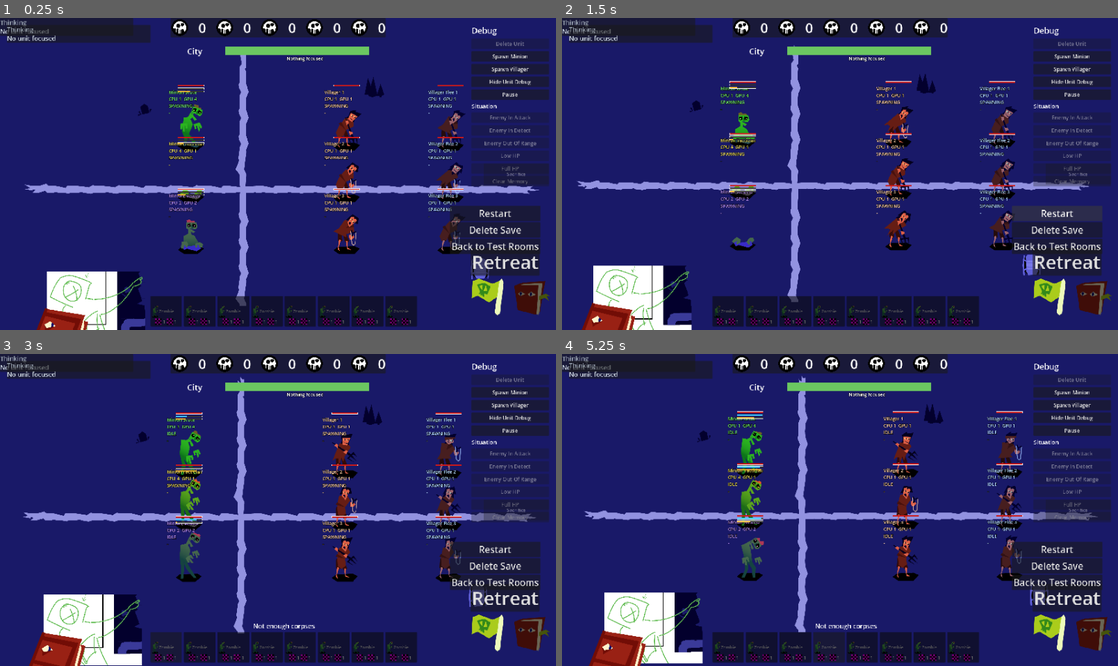
Above: before the commit, frames 1-4 (two rows, left to right).
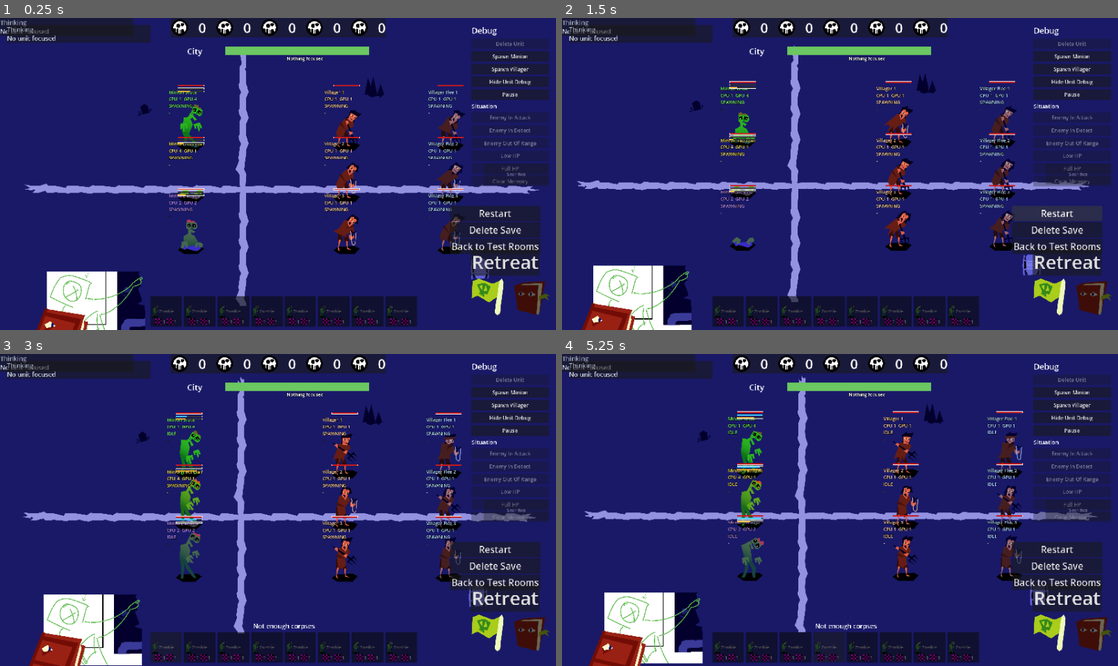
Above: after the commit, the same moments.

Repository: slost/thj-2026
Game: Godot game, scene res://systems/battle/battle_test.tscn
Two runs of this game, one before a commit and one after it. Both use one fixed random seed, a clock stepped at 60 frames per second and the inputs below. This scene is started directly instead of the project's main scene.
Inputs:
- Up to frame 1 (0.25 s): no input
- Up to frame 2 (1.5 s): click "Restart" at 0.5 s; click "Restart" at 1.25 s
- Up to frame 3 (3 s): click "Restart" at 2 s; click "Zombie" at 2.75 s
- Up to frame 4 (5.25 s): click "Zombie" at 3.5 s; click "Zombie" at 4.25 s; click "Zombie" at 5 s

The runs differ from the first frame. In frame 1, less than 0.1% of the frame differs, in the area x 31-84%, y 29-75%; in frame 2, less than 0.1%, in the area x 28-82%, y 29-75%; in frame 3, less than 0.1%; in frame 4, less than 0.1%.

Commit message:
Add hero animation

Diff:
--- /dev/null
+++ b/contents/animations/hero_melee.tscn
@@ -0,0 +1,264 @@
+[gd_scene format=3]
+
+[ext_resource type="Texture2D" uid="uid://caxoxjf5qcw7g" path="res://contents/assets/tex_hero_melee.png" id="tex0"]
+
+[sub_resource type="Animation" id="anim_spawn"]
+resource_name = "spawn"
+length = 0.5625
+tracks/0/type = "value"
+tracks/0/imported = false
+tracks/0/enabled = true
+tracks/0/path = NodePath("Body:region_rect")
+tracks/0/interp = 1
+tracks/0/loop_wrap = true
+tracks/0/keys = {
+"times": PackedFloat32Array(0.0, 0.125, 0.25, 0.375),
+"transitions": PackedFloat32Array(1, 1, 1, 1),
+"update": 1,
+"values": [Rect2(140, 18, 140, 238), Rect2(280, 18, 140, 238), Rect2(420, 18, 141, 238), Rect2(561, 18, 129, 238)]
+}
+tracks/1/type = "value"
+tracks/1/imported = false
+tracks/1/enabled = true
+tracks/1/path = NodePath("Body:offset")
+tracks/1/interp = 1
+tracks/1/loop_wrap = true
+tracks/1/keys = {
+"times": PackedFloat32Array(0.0, 0.125, 0.25, 0.375),
+"transitions": PackedFloat32Array(1, 1, 1, 1),
+"update": 1,
+"values": [Vector2(-64, -237), Vector2(-64, -237), Vector2(-64, -237), Vector2(-63, -237)]
+}
+
+[sub_resource type="Animation" id="anim_idle"]
+resource_name = "idle"
+length = 1.08
+loop_mode = 1
+tracks/0/type = "value"
+tracks/0/imported = false
+tracks/0/enabled = true
+tracks/0/path = NodePath("Body:region_rect")
+tracks/0/interp = 1
+tracks/0/loop_wrap = true
+tracks/0/keys = {
+"times": PackedFloat32Array(0.0, 0.24, 0.44, 0.64, 0.84),
+"transitions": PackedFloat32Array(1, 1, 1, 1, 1),
+"update": 1,
+"values": [Rect2(140, 285, 140, 240), Rect2(280, 285, 140, 240), Rect2(420, 285, 140, 240), Rect2(560, 285, 141, 240), Rect2(701, 285, 129, 240)]
+}
+tracks/1/type = "value"
+tracks/1/imported = false
+tracks/1/enabled = true
+tracks/1/path = NodePath("Body:offset")
+tracks/1/interp = 1
+tracks/1/loop_wrap = true
+tracks/1/keys = {
+"times": PackedFloat32Array(0.0, 0.24, 0.44, 0.64, 0.84),
+"transitions": PackedFloat32Array(1, 1, 1, 1, 1),
+"update": 1,
+"values": [Vector2(-64, -239), Vector2(-64, -239), Vector2(-64, -239), Vector2(-64, -239), Vector2(-64, -237)]
+}
+
+[sub_resource type="Animation" id="anim_walk"]
+resource_name = "walk"
+length = 0.625
+loop_mode = 1
+tracks/0/type = "value"
+tracks/0/imported = false
+tracks/0/enabled = true
+tracks/0/path = NodePath("Body:region_rect")
+tracks/0/interp = 1
+tracks/0/loop_wrap = true
+tracks/0/keys = {
+"times": PackedFloat32Array(0.0, 0.125, 0.25, 0.375, 0.5),
+"transitions": PackedFloat32Array(1, 1, 1, 1, 1),
+"update": 1,
+"values": [Rect2(141, 548, 140, 243), Rect2(281, 548, 138, 243), Rect2(419, 548, 141, 243), Rect2(560, 548, 140, 243), Rect2(700, 548, 129, 243)]
+}
+tracks/1/type = "value"
+tracks/1/imported = false
+tracks/1/enabled = true
+tracks/1/path = NodePath("Body:offset")
+tracks/1/interp = 1
+tracks/1/loop_wrap = true
+tracks/1/keys = {
+"times": PackedFloat32Array(0.0, 0.125, 0.25, 0.375, 0.5),
+"transitions": PackedFloat32Array(1, 1, 1, 1, 1),
+"update": 1,
+"values": [Vector2(-65, -243), Vector2(-64, -241), Vector2(-65, -241), Vector2(-64, -241), Vector2(-64, -241)]
+}
+
+[sub_resource type="Animation" id="anim_attack"]
+resource_name = "attack"
+length = 0.65
+tracks/0/type = "value"
+tracks/0/imported = false
+tracks/0/enabled = true
+tracks/0/path = NodePath("Body:region_rect")
+tracks/0/interp = 1
+tracks/0/loop_wrap = true
+tracks/0/keys = {
+"times": PackedFloat32Array(0.0, 0.1, 0.2, 0.35, 0.5),
+"transitions": PackedFloat32Array(1, 1, 1, 1, 1),
+"update": 1,
+"values": [Rect2(140, 816, 140, 243), Rect2(280, 816, 140, 243), Rect2(420, 816, 175, 243), Rect2(595, 816, 206, 243), Rect2(801, 816, 129, 243)]
+}
+tracks/1/type = "value"
+tracks/1/imported = false
+tracks/1/enabled = true
+tracks/1/path = NodePath("Body:offset")
+tracks/1/interp = 1
+tracks/1/loop_wrap = true
+tracks/1/keys = {
+"times": PackedFloat32Array(0.0, 0.1, 0.2, 0.35, 0.5),
+"transitions": PackedFloat32Array(1, 1, 1, 1, 1),
+"update": 1,
+"values": [Vector2(-64, -242), Vector2(-64, -240), Vector2(-64, -240), Vector2(-63, -240), Vector2(-65, -240)]
+}
+
+[sub_resource type="Animation" id="anim_hurt"]
+resource_name = "hurt"
+length = 0.55
+tracks/0/type = "value"
+tracks/0/imported = false
+tracks/0/enabled = true
+tracks/0/path = NodePath("Body:region_rect")
+tracks/0/interp = 1
+tracks/0/loop_wrap = true
+tracks/0/keys = {
+"times": PackedFloat32Array(0.0, 0.25, 0.4),
+"transitions": PackedFloat32Array(1, 1, 1),
+"update": 1,
+"values": [Rect2(139, 1086, 141, 238), Rect2(280, 1086, 140, 238), Rect2(420, 1086, 129, 238)]
+}
+tracks/1/type = "value"
+tracks/1/imported = false
+tracks/1/enabled = true
+tracks/1/path = NodePath("Body:offset")
+tracks/1/interp = 1
+tracks/1/loop_wrap = true
+tracks/1/keys = {
+"times": PackedFloat32Array(0.0, 0.25, 0.4),
+"transitions": PackedFloat32Array(1, 1, 1),
+"update": 1,
+"values": [Vector2(-64, -237), Vector2(-64, -237), Vector2(-64, -237)]
+}
+tracks/2/type = "value"
+tracks/2/imported = false
+tracks/2/enabled = true
+tracks/2/path = NodePath("Body:scale")
+tracks/2/interp = 1
+tracks/2/loop_wrap = true
+tracks/2/keys = {
+"times": PackedFloat32Array(0, 0.06, 0.2),
+"transitions": PackedFloat32Array(1, 0.5, 1),
+"update": 0,
+"values": [Vector2(1.08, 0.92), Vector2(1.08, 0.92), Vector2(1, 1)]
+}
+tracks/3/type = "value"
+tracks/3/imported = false
+tracks/3/enabled = true
+tracks/3/path = NodePath(".:modulate")
+tracks/3/interp = 1
+tracks/3/loop_wrap = true
+tracks/3/keys = {
+"times": PackedFloat32Array(0, 0.06, 0.2),
+"transitions": PackedFloat32Array(1, 0.5, 1),
+"update": 0,
+"values": [Color(1, 0.45, 0.45, 1), Color(1, 0.45, 0.45, 1), Color(1, 1, 1, 1)]
+}
+
+[sub_resource type="Animation" id="anim_dead"]
+resource_name = "dead"
+length = 0.9375
+tracks/0/type = "value"
+tracks/0/imported = false
+tracks/0/enabled = true
+tracks/0/path = NodePath("Body:region_rect")
+tracks/0/interp = 1
+tracks/0/loop_wrap = true
+tracks/0/keys = {
+"times": PackedFloat32Array(0.0, 0.125, 0.3125, 0.4375),
+"transitions": PackedFloat32Array(1, 1, 1, 1),
+"update": 1,
+"values": [Rect2(139, 1350, 141, 243), Rect2(280, 1350, 146, 243), Rect2(426, 1350, 251, 243), Rect2(677, 1350, 234, 243)]
+}
+tracks/1/type = "value"
+tracks/1/imported = false
+tracks/1/enabled = true
+tracks/1/path = NodePath("Body:offset")
+tracks/1/interp = 1
+tracks/1/loop_wrap = true
+tracks/1/keys = {
+"times": PackedFloat32Array(0.0, 0.125, 0.3125, 0.4375),
+"transitions": PackedFloat32Array(1, 1, 1, 1),
+"update": 1,
+"values": [Vector2(-64, -242), Vector2(-64, -242), Vector2(-116, -243), Vector2(-117, -243)]
+}
+
+[sub_resource type="Animation" id="anim_RESET"]
+resource_name = "RESET"
+length = 0.001
+tracks/0/type = "value"
+tracks/0/imported = false
+tracks/0/enabled = true
+tracks/0/path = NodePath("Body:region_rect")
+tracks/0/interp = 1
+tracks/0/loop_wrap = true
+tracks/0/keys = {
+"times": PackedFloat32Array(0),
+"transitions": PackedFloat32Array(1),
+"update": 1,
+"values": [Rect2(140, 18, 140, 238)]
+}
+tracks/1/type = "value"
+tracks/1/imported = false
+tracks/1/enabled = true
+tracks/1/path = NodePath("Body:offset")
+tracks/1/interp = 1
+tracks/1/loop_wrap = true
+tracks/1/keys = {
+"times": PackedFloat32Array(0),
+"transitions": PackedFloat32Array(1),
+"update": 1,
+"values": [Vector2(-64, -237)]
+}
+tracks/2/type = "value"
+tracks/2/imported = false
+tracks/2/enabled = true
+tracks/2/path = NodePath("Body:scale")
+tracks/2/interp = 1
+tracks/2/loop_wrap = true
+tracks/2/keys = {
+"times": PackedFloat32Array(0),
+"transitions": PackedFloat32Array(1),
+"update": 0,
+"values": [Vector2(1, 1)]
+}
+tracks/3/type = "value"
+tracks/3/imported = false
+tracks/3/enabled = true
+tracks/3/path = NodePath(".:modulate")
+tracks/3/interp = 1
+tracks/3/loop_wrap = true
+tracks/3/keys = {
+"times": PackedFloat32Array(0),
+"transitions": PackedFloat32Array(1),
+"update": 0,
+"values": [Color(1, 1, 1, 1)]
+}
+
+[sub_resource type="AnimationLibrary" id="lib"]
+_data = {&"spawn": SubResource("anim_spawn"), &"idle": SubResource("anim_idle"), &"walk": SubResource("anim_walk"), &"attack": SubResource("anim_attack"), &"hurt": SubResource("anim_hurt"), &"dead": SubResource("anim_dead"), &"RESET": SubResource("anim_RESET")}
+
+[node name="HeroMelee" type="Node2D"]
+
+[node name="Body" type="Sprite2D" parent="."]
+texture = ExtResource("tex0")
+centered = false
+offset = Vector2(-64, -237)
+region_enabled = true
+region_rect = Rect2(140, 18, 140, 238)
+
+[node name="AnimationPlayer" type="AnimationPlayer" parent="."]
+libraries = {&"": SubResource("lib")}
--- /dev/null
+++ b/contents/animations/hero_range.tscn
@@ -0,0 +1,508 @@
+[gd_scene format=3 uid="uid://bo5ijo4v67q7v"]
+
+[ext_resource type="Texture2D" uid="uid://bqkebyyjadbx4" path="res://contents/assets/tex_hero_range.png" id="tex0"]
+
+[sub_resource type="Animation" id="anim_RESET"]
+resource_name = "RESET"
+length = 0.001
+tracks/0/type = "value"
+tracks/0/imported = false
+tracks/0/enabled = true
+tracks/0/path = NodePath("Body:region_rect")
+tracks/0/interp = 1
+tracks/0/loop_wrap = true
+tracks/0/keys = {
+"times": PackedFloat32Array(0),
+"transitions": PackedFloat32Array(1),
+"update": 1,
+"values": [Rect2(139, 9, 140, 247)]
+}
+tracks/1/type = "value"
+tracks/1/imported = false
+tracks/1/enabled = true
+tracks/1/path = NodePath("Body:offset")
+tracks/1/interp = 1
+tracks/1/loop_wrap = true
+tracks/1/keys = {
+"times": PackedFloat32Array(0),
+"transitions": PackedFloat32Array(1),
+"update": 1,
+"values": [Vector2(-65, -246)]
+}
+tracks/2/type = "value"
+tracks/2/imported = false
+tracks/2/enabled = true
+tracks/2/path = NodePath("Body:scale")
+tracks/2/interp = 1
+tracks/2/loop_wrap = true
+tracks/2/keys = {
+"times": PackedFloat32Array(0),
+"transitions": PackedFloat32Array(1),
+"update": 0,
+"values": [Vector2(1, 1)]
+}
+tracks/3/type = "value"
+tracks/3/imported = false
+tracks/3/enabled = true
+tracks/3/path = NodePath(".:modulate")
+tracks/3/interp = 1
+tracks/3/loop_wrap = true
+tracks/3/keys = {
+"times": PackedFloat32Array(0),
+"transitions": PackedFloat32Array(1),
+"update": 0,
+"values": [Color(1, 1, 1, 1)]
+}
+tracks/4/type = "value"
+tracks/4/imported = false
+tracks/4/enabled = true
+tracks/4/path = NodePath("FX:visible")
+tracks/4/interp = 1
+tracks/4/loop_wrap = true
+tracks/4/keys = {
+"times": PackedFloat32Array(0),
+"transitions": PackedFloat32Array(1),
+"update": 1,
+"values": [false]
+}
+
+[sub_resource type="Animation" id="anim_attack"]
+resource_name = "attack"
+length = 0.6
+tracks/0/type = "value"
+tracks/0/imported = false
+tracks/0/enabled = true
+tracks/0/path = NodePath("Body:region_rect")
+tracks/0/interp = 1
+tracks/0/loop_wrap = true
+tracks/0/keys = {
+"times": PackedFloat32Array(0, 0.1, 0.2, 0.3, 0.45),
+"transitions": PackedFloat32Array(1, 1, 1, 1, 1),
+"update": 1,
+"values": [Rect2(137, 800, 143, 257), Rect2(280, 800, 141, 257), Rect2(421, 800, 238, 257), Rect2(421, 800, 238, 257), Rect2(842, 800, 192, 257)]
+}
+tracks/1/type = "value"
+tracks/1/imported = false
+tracks/1/enabled = true
+tracks/1/path = NodePath("Body:offset")
+tracks/1/interp = 1
+tracks/1/loop_wrap = true
+tracks/1/keys = {
+"times": PackedFloat32Array(0, 0.1, 0.2, 0.3, 0.45),
+"transitions": PackedFloat32Array(1, 1, 1, 1, 1),
+"update": 1,
+"values": [Vector2(-65, -256), Vector2(-64, -256), Vector2(-65, -256), Vector2(-65, -256), Vector2(-64, -256)]
+}
+tracks/2/type = "value"
+tracks/2/imported = false
+tracks/2/enabled = true
+tracks/2/path = NodePath("FX:visible")
+tracks/2/interp = 1
+tracks/2/loop_wrap = true
+tracks/2/keys = {
+"times": PackedFloat32Array(0, 0.1, 0.2, 0.3, 0.45),
+"transitions": PackedFloat32Array(1, 1, 1, 1, 1),
+"update": 1,
+"values": [false, false, false, true, false]
+}
+tracks/3/type = "value"
+tracks/3/imported = false
+tracks/3/enabled = true
+tracks/3/path = NodePath("FX:region_rect")
+tracks/3/interp = 1
+tracks/3/loop_wrap = true
+tracks/3/keys = {
+"times": PackedFloat32Array(0, 0.1, 0.2, 0.3, 0.45),
+"transitions": PackedFloat32Array(1, 1, 1, 1, 1),
+"update": 1,
+"values": [Rect2(137, 800, 143, 257), Rect2(280, 800, 141, 257), Rect2(421, 800, 238, 257), Rect2(659, 800, 183, 257), Rect2(842, 800, 192, 257)]
+}
+tracks/4/type = "value"
+tracks/4/imported = false
+tracks/4/enabled = true
+tracks/4/path = NodePath("FX:offset")
+tracks/4/interp = 1
+tracks/4/loop_wrap = true
+tracks/4/keys = {
+"times": PackedFloat32Array(0, 0.1, 0.2, 0.3, 0.45),
+"transitions": PackedFloat32Array(1, 1, 1, 1, 1),
+"update": 1,
+"values": [Vector2(-65, -256), Vector2(-64, -256), Vector2(-65, -256), Vector2(173, -256), Vector2(-64, -256)]
+}
+
+[sub_resource type="Animation" id="anim_dead"]
+resource_name = "dead"
+length = 0.9375
+tracks/0/type = "value"
+tracks/0/imported = false
+tracks/0/enabled = true
+tracks/0/path = NodePath("Body:region_rect")
+tracks/0/interp = 1
+tracks/0/loop_wrap = true
+tracks/0/keys = {
+"times": PackedFloat32Array(0, 0.125, 0.3125, 0.4375),
+"transitions": PackedFloat32Array(1, 1, 1, 1),
+"update": 1,
+"values": [Rect2(137, 1347, 141, 246), Rect2(278, 1347, 142, 246), Rect2(420, 1347, 249, 246), Rect2(669, 1347, 234, 246)]
+}
+tracks/1/type = "value"
+tracks/1/imported = false
+tracks/1/enabled = true
+tracks/1/path = NodePath("Body:offset")
+tracks/1/interp = 1
+tracks/1/loop_wrap = true
+tracks/1/keys = {
+"times": PackedFloat32Array(0, 0.125, 0.3125, 0.4375),
+"transitions": PackedFloat32Array(1, 1, 1, 1),
+"update": 1,
+"values": [Vector2(-65, -245), Vector2(-66, -245), Vector2(-116, -245), Vector2(-117, -245)]
+}
+tracks/2/type = "value"
+tracks/2/imported = false
+tracks/2/enabled = true
+tracks/2/path = NodePath("FX:visible")
+tracks/2/interp = 1
+tracks/2/loop_wrap = true
+tracks/2/keys = {
+"times": PackedFloat32Array(0, 0.125, 0.3125, 0.4375),
+"transitions": PackedFloat32Array(1, 1, 1, 1),
+"update": 1,
+"values": [false, false, false, false]
+}
+tracks/3/type = "value"
+tracks/3/imported = false
+tracks/3/enabled = true
+tracks/3/path = NodePath("FX:region_rect")
+tracks/3/interp = 1
+tracks/3/loop_wrap = true
+tracks/3/keys = {
+"times": PackedFloat32Array(0, 0.125, 0.3125, 0.4375),
+"transitions": PackedFloat32Array(1, 1, 1, 1),
+"update": 1,
+"values": [Rect2(137, 1347, 141, 246), Rect2(278, 1347, 142, 246), Rect2(420, 1347, 249, 246), Rect2(669, 1347, 234, 246)]
+}
+tracks/4/type = "value"
+tracks/4/imported = false
+tracks/4/enabled = true
+tracks/4/path = NodePath("FX:offset")
+tracks/4/interp = 1
+tracks/4/loop_wrap = true
+tracks/4/keys = {
+"times": PackedFloat32Array(0, 0.125, 0.3125, 0.4375),
+"transitions": PackedFloat32Array(1, 1, 1, 1),
+"update": 1,
+"values": [Vector2(-65, -245), Vector2(-66, -245), Vector2(-116, -245), Vector2(-117, -245)]
+}
+
+[sub_resource type="Animation" id="anim_hurt"]
+resource_name = "hurt"
+length = 0.55
+tracks/0/type = "value"
+tracks/0/imported = false
+tracks/0/enabled = true
+tracks/0/path = NodePath("Body:region_rect")
+tracks/0/interp = 1
+tracks/0/loop_wrap = true
+tracks/0/keys = {
+"times": PackedFloat32Array(0, 0.25, 0.4),
+"transitions": PackedFloat32Array(1, 1, 1),
+"update": 1,
+"values": [Rect2(137, 1075, 142, 249), Rect2(279, 1075, 141, 249), Rect2(420, 1075, 132, 249)]
+}
+tracks/1/type = "value"
+tracks/1/imported = false
+tracks/1/enabled = true
+tracks/1/path = NodePath("Body:offset")
+tracks/1/interp = 1
+tracks/1/loop_wrap = true
+tracks/1/keys = {
+"times": PackedFloat32Array(0, 0.25, 0.4),
+"transitions": PackedFloat32Array(1, 1, 1),
+"update": 1,
+"values": [Vector2(-66, -248), Vector2(-65, -248), Vector2(-65, -248)]
+}
+tracks/2/type = "value"
+tracks/2/imported = false
+tracks/2/enabled = true
+tracks/2/path = NodePath("FX:visible")
+tracks/2/interp = 1
+tracks/2/loop_wrap = true
+tracks/2/keys = {
+"times": PackedFloat32Array(0, 0.25, 0.4),
+"transitions": PackedFloat32Array(1, 1, 1),
+"update": 1,
+"values": [false, false, false]
+}
+tracks/3/type = "value"
+tracks/3/imported = false
+tracks/3/enabled = true
+tracks/3/path = NodePath("FX:region_rect")
+tracks/3/interp = 1
+tracks/3/loop_wrap = true
+tracks/3/keys = {
+"times": PackedFloat32Array(0, 0.25, 0.4),
+"transitions": PackedFloat32Array(1, 1, 1),
+"update": 1,
+"values": [Rect2(137, 1075, 142, 249), Rect2(279, 1075, 141, 249), Rect2(420, 1075, 132, 249)]
+}
+tracks/4/type = "value"
+tracks/4/imported = false
+tracks/4/enabled = true
+tracks/4/path = NodePath("FX:offset")
+tracks/4/interp = 1
+tracks/4/loop_wrap = true
+tracks/4/keys = {
+"times": PackedFloat32Array(0, 0.25, 0.4),
+"transitions": PackedFloat32Array(1, 1, 1),
+"update": 1,
+"values": [Vector2(-66, -248), Vector2(-65, -248), Vector2(-65, -248)]
+}
+tracks/5/type = "value"
+tracks/5/imported = false
+tracks/5/enabled = true
+tracks/5/path = NodePath("Body:scale")
+tracks/5/interp = 1
+tracks/5/loop_wrap = true
+tracks/5/keys = {
+"times": PackedFloat32Array(0, 0.06, 0.2),
+"transitions": PackedFloat32Array(1, 0.5, 1),
+"update": 0,
+"values": [Vector2(1.08, 0.92), Vector2(1.08, 0.92), Vector2(1, 1)]
+}
+tracks/6/type = "value"
+tracks/6/imported = false
+tracks/6/enabled = true
+tracks/6/path = NodePath(".:modulate")
+tracks/6/interp = 1
+tracks/6/loop_wrap = true
+tracks/6/keys = {
+"times": PackedFloat32Array(0, 0.06, 0.2),
+"transitions": PackedFloat32Array(1, 0.5, 1),
+"update": 0,
+"values": [Color(1, 0.45, 0.45, 1), Color(1, 0.45, 0.45, 1), Color(1, 1, 1, 1)]
+}
+
+[sub_resource type="Animation" id="anim_idle"]
+resource_name = "idle"
+length = 1.08
+loop_mode = 1
+tracks/0/type = "value"
+tracks/0/imported = false
+tracks/0/enabled = true
+tracks/0/path = NodePath("Body:region_rect")
+tracks/0/interp = 1
+tracks/0/loop_wrap = true
+tracks/0/keys = {
+"times": PackedFloat32Array(0, 0.24, 0.44, 0.64, 0.84),
+"transitions": PackedFloat32Array(1, 1, 1, 1, 1),
+"update": 1,
+"values": [Rect2(139, 276, 139, 246), Rect2(278, 276, 141, 246), Rect2(419, 276, 140, 246), Rect2(559, 276, 140, 246), Rect2(699, 276, 132, 246)]
+}
+tracks/1/type = "value"
+tracks/1/imported = false
+tracks/1/enabled = true
+tracks/1/path = NodePath("Body:offset")
+tracks/1/interp = 1
+tracks/1/loop_wrap = true
+tracks/1/keys = {
+"times": PackedFloat32Array(0, 0.24, 0.44, 0.64, 0.84),
+"transitions": PackedFloat32Array(1, 1, 1, 1, 1),
+"update": 1,
+"values": [Vector2(-65, -246), Vector2(-66, -246), Vector2(-65, -246), Vector2(-65, -246), Vector2(-65, -246)]
+}
+tracks/2/type = "value"
+tracks/2/imported = false
+tracks/2/enabled = true
+tracks/2/path = NodePath("FX:visible")
+tracks/2/interp = 1
+tracks/2/loop_wrap = true
+tracks/2/keys = {
+"times": PackedFloat32Array(0, 0.24, 0.44, 0.64, 0.84),
+"transitions": PackedFloat32Array(1, 1, 1, 1, 1),
+"update": 1,
+"values": [false, false, false, false, false]
+}
+tracks/3/type = "value"
+tracks/3/imported = false
+tracks/3/enabled = true
+tracks/3/path = NodePath("FX:region_rect")
+tracks/3/interp = 1
+tracks/3/loop_wrap = true
+tracks/3/keys = {
+"times": PackedFloat32Array(0, 0.24, 0.44, 0.64, 0.84),
+"transitions": PackedFloat32Array(1, 1, 1, 1, 1),
+"update": 1,
+"values": [Rect2(139, 276, 139, 246), Rect2(278, 276, 141, 246), Rect2(419, 276, 140, 246), Rect2(559, 276, 140, 246), Rect2(699, 276, 132, 246)]
+}
+tracks/4/type = "value"
+tracks/4/imported = false
+tracks/4/enabled = true
+tracks/4/path = NodePath("FX:offset")
+tracks/4/interp = 1
+tracks/4/loop_wrap = true
+tracks/4/keys = {
+"times": PackedFloat32Array(0, 0.24, 0.44, 0.64, 0.84),
+"transitions": PackedFloat32Array(1, 1, 1, 1, 1),
+"update": 1,
+"values": [Vector2(-65, -246), Vector2(-66, -246), Vector2(-65, -246), Vector2(-65, -246), Vector2(-65, -246)]
+}
+
+[sub_resource type="Animation" id="anim_spawn"]
+resource_name = "spawn"
+length = 0.5625
+tracks/0/type = "value"
+tracks/0/imported = false
+tracks/0/enabled = true
+tracks/0/path = NodePath("Body:region_rect")
+tracks/0/interp = 1
+tracks/0/loop_wrap = true
+tracks/0/keys = {
+"times": PackedFloat32Array(0, 0.125, 0.25, 0.375),
+"transitions": PackedFloat32Array(1, 1, 1, 1),
+"update": 1,
+"values": [Rect2(139, 9, 140, 247), Rect2(279, 9, 140, 247), Rect2(419, 9, 140, 247), Rect2(559, 9, 131, 247)]
+}
+tracks/1/type = "value"
+tracks/1/imported = false
+tracks/1/enabled = true
+tracks/1/path = NodePath("Body:offset")
+tracks/1/interp = 1
+tracks/1/loop_wrap = true
+tracks/1/keys = {
+"times": PackedFloat32Array(0, 0.125, 0.25, 0.375),
+"transitions": PackedFloat32Array(1, 1, 1, 1),
+"update": 1,
+"values": [Vector2(-65, -246), Vector2(-65, -246), Vector2(-65, -246), Vector2(-65, -246)]
+}
+tracks/2/type = "value"
+tracks/2/imported = false
+tracks/2/enabled = true
+tracks/2/path = NodePath("FX:visible")
+tracks/2/interp = 1
+tracks/2/loop_wrap = true
+tracks/2/keys = {
+"times": PackedFloat32Array(0, 0.125, 0.25, 0.375),
+"transitions": PackedFloat32Array(1, 1, 1, 1),
+"update": 1,
+"values": [false, false, false, false]
+}
+tracks/3/type = "value"
+tracks/3/imported = false
+tracks/3/enabled = true
+tracks/3/path = NodePath("FX:region_rect")
+tracks/3/interp = 1
+tracks/3/loop_wrap = true
+tracks/3/keys = {
+"times": PackedFloat32Array(0, 0.125, 0.25, 0.375),
+"transitions": PackedFloat32Array(1, 1, 1, 1),
+"update": 1,
+"values": [Rect2(139, 9, 140, 247), Rect2(279, 9, 140, 247), Rect2(419, 9, 140, 247), Rect2(559, 9, 131, 247)]
+}
+tracks/4/type = "value"
+tracks/4/imported = false
+tracks/4/enabled = true
+tracks/4/path = NodePath("FX:offset")
+tracks/4/interp = 1
+tracks/4/loop_wrap = true
+tracks/4/keys = {
+"times": PackedFloat32Array(0, 0.125, 0.25, 0.375),
+"transitions": PackedFloat32Array(1, 1, 1, 1),
+"update": 1,
+"values": [Vector2(-65, -246), Vector2(-65, -246), Vector2(-65, -246), Vector2(-65, -246)]
+}
+
+[sub_resource type="Animation" id="anim_walk"]
+resource_name = "walk"
+length = 0.5
+loop_mode = 1
+tracks/0/type = "value"
+tracks/0/imported = false
+tracks/0/enabled = true
+tracks/0/path = NodePath("Body:region_rect")
+tracks/0/interp = 1
+tracks/0/loop_wrap = true
+tracks/0/keys = {
+"times": PackedFloat32Array(0, 0.125, 0.25, 0.375),
+"transitions": PackedFloat32Array(1, 1, 1, 1),
+"update": 1,
+"values": [Rect2(137, 540, 141, 250), Rect2(278, 540, 141, 250), Rect2(419, 540, 140, 250), Rect2(559, 540, 132, 250)]
+}
+tracks/1/type = "value"
+tracks/1/imported = false
+tracks/1/enabled = true
+tracks/1/path = NodePath("Body:offset")
+tracks/1/interp = 1
+tracks/1/loop_wrap = true
+tracks/1/keys = {
+"times": PackedFloat32Array(0, 0.125, 0.25, 0.375),
+"transitions": PackedFloat32Array(1, 1, 1, 1),
+"update": 1,
+"values": [Vector2(-65, -249), Vector2(-66, -249), Vector2(-65, -249), Vector2(-65, -249)]
+}
+tracks/2/type = "value"
+tracks/2/imported = false
+tracks/2/enabled = true
+tracks/2/path = NodePath("FX:visible")
+tracks/2/interp = 1
+tracks/2/loop_wrap = true
+tracks/2/keys = {
+"times": PackedFloat32Array(0, 0.125, 0.25, 0.375),
+"transitions": PackedFloat32Array(1, 1, 1, 1),
+"update": 1,
+"values": [false, false, false, false]
+}
+tracks/3/type = "value"
+tracks/3/imported = false
+tracks/3/enabled = true
+tracks/3/path = NodePath("FX:region_rect")
+tracks/3/interp = 1
+tracks/3/loop_wrap = true
+tracks/3/keys = {
+"times": PackedFloat32Array(0, 0.125, 0.25, 0.375),
+"transitions": PackedFloat32Array(1, 1, 1, 1),
+"update": 1,
+"values": [Rect2(137, 540, 141, 250), Rect2(278, 540, 141, 250), Rect2(419, 540, 140, 250), Rect2(559, 540, 132, 250)]
+}
+tracks/4/type = "value"
+tracks/4/imported = false
+tracks/4/enabled = true
+tracks/4/path = NodePath("FX:offset")
+tracks/4/interp = 1
+tracks/4/loop_wrap = true
+tracks/4/keys = {
+"times": PackedFloat32Array(0, 0.125, 0.25, 0.375),
+"transitions": PackedFloat32Array(1, 1, 1, 1),
+"update": 1,
+"values": [Vector2(-65, -249), Vector2(-66, -249), Vector2(-65, -249), Vector2(-65, -249)]
+}
+
+[sub_resource type="AnimationLibrary" id="lib"]
+_data = {
+&"RESET": SubResource("anim_RESET"),
+&"attack": SubResource("anim_attack"),
+&"dead": SubResource("anim_dead"),
+&"hurt": SubResource("anim_hurt"),
+&"idle": SubResource("anim_idle"),
+&"spawn": SubResource("anim_spawn"),
+&"walk": SubResource("anim_walk")
+}
+
+[node name="HeroRange" type="Node2D" unique_id=783162590]
+
+[node name="Body" type="Sprite2D" parent="." unique_id=1808445661]
+texture = ExtResource("tex0")
+centered = false
+offset = Vector2(-65, -246)
+region_enabled = true
+region_rect = Rect2(139, 9, 140, 247)
+
+[node name="FX" type="Sprite2D" parent="." unique_id=686635272]
+visible = false
+texture = ExtResource("tex0")
+centered = false
+offset = Vector2(-65, -249)
+region_enabled = true
+region_rect = Rect2(137, 540, 141, 250)
+
+[node name="AnimationPlayer" type="AnimationPlayer" parent="." unique_id=1173916429]
+libraries/ = SubResource("lib")
--- a/systems/units/unit.tscn
+++ b/systems/units/unit.tscn
@@ -62,8 +62,9 @@
 "speed": 5.0
 }]
 
-[sub_resource type="CircleShape2D" id="CircleShape2D_eqkan"]
-radius = 64.0
+[sub_resource type="CapsuleShape2D" id="CapsuleShape2D_28mv0"]
+radius = 68.0
+height = 256.0
 
 [node name="Unit" type="CharacterBody2D" unique_id=895876733 node_paths=PackedStringArray("anim_player")]
 script = ExtResource("1_5cw0r")
@@ -87,10 +88,11 @@
 frame = 1
 frame_progress = 0.981323
 
-[node name="Visual" parent="." instance=ExtResource("12_zombie")]
+[node name="Visual" parent="." unique_id=113619067 instance=ExtResource("12_zombie")]
 
 [node name="CollisionShape2D" type="CollisionShape2D" parent="." unique_id=1653890286]
-shape = SubResource("CircleShape2D_eqkan")
+position = Vector2(0, -134)
+shape = SubResource("CapsuleShape2D_28mv0")
 
 [node name="ComponentContainer" type="Node" parent="." unique_id=1042653082]
 script = ExtResource("6_cgeqx")
